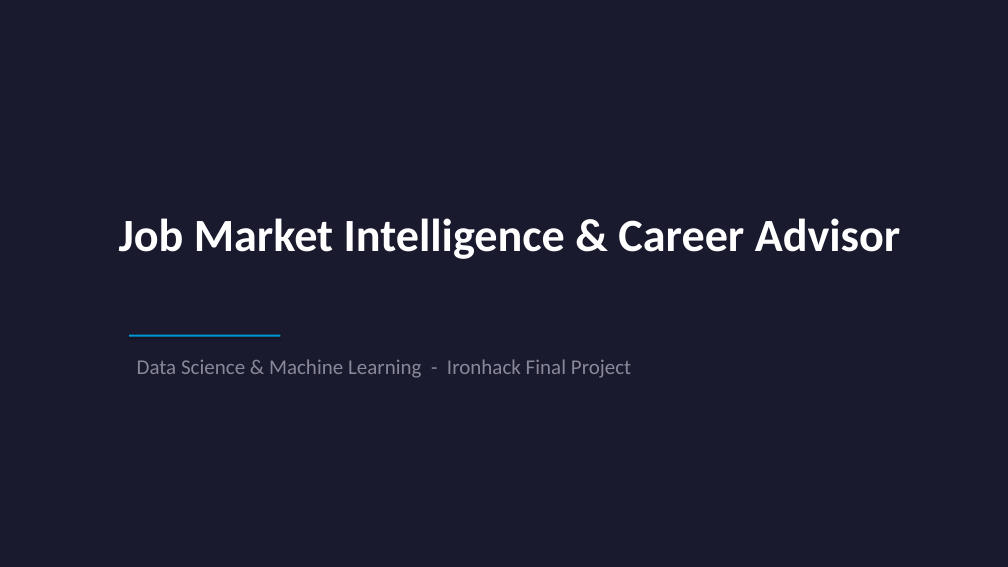
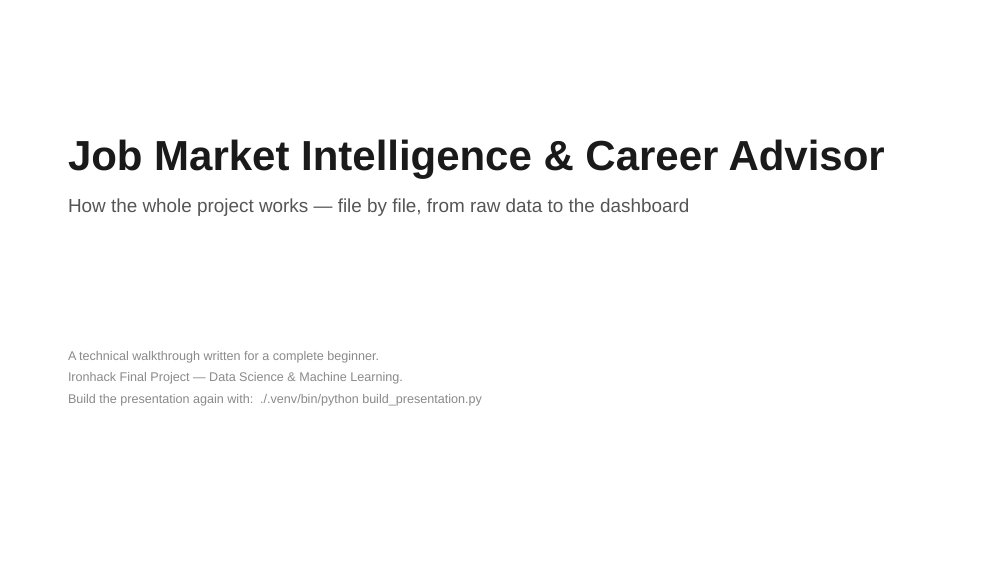
Before and after one commit to windows2t2/project-graduation, a slide deck: slide 1 of presentation.pptx. Drawn at 1008x567 pixels with LibreOffice and Linux fonts; fonts in the diff are those of the drawing. Boxes give left, top, right and bottom in pixels: in the first picture for what was removed or moved away, otherwise in the second. Text is boxed around its words. In the diff, an @@ line names an element or a change of style, - is before the commit and + after.

Commit message:
project

```diff
--- a/presentation.pptx
+++ b/presentation.pptx
@@ background #1A1A2E to #FFFFFF @@
@@ text at (68,139,885,178): size 44 to 40 pt, font Calibri to Arial, text colour #FFFFFF to #1A1A1A in "Job Market Intelligence & Career Advisor" @@
@@ text "Job Market Intelligence & Career ...": place and size @@
-text "Job Market Intelligence & Career ..." at (119,218,901,259)
+text "Job Market Intelligence & Career ..." at (68,139,885,216)
@@ text at (68,198,689,216): paragraph added @@
+How the whole project works — file by file, from raw data to the dashboard
@@ text at (68,351,482,406): text changed; size 20 to 12 pt; font Calibri to Arial; text colour #888899 to #8A8A8A @@
-Data Science & Machine Learning - Ironhack Final Project
+A technical walkthrough written for a complete beginner.
+Ironhack Final Project — Data Science & Machine Learning.
+Build the presentation again with: ./.venv/bin/python build_presentation.py
@@ rectangle removed at (129,335,281,337) @@
```
Also in this commit, not shown: 1 other slide changed, 30 slides added, 7 slides removed, 4 other files.
